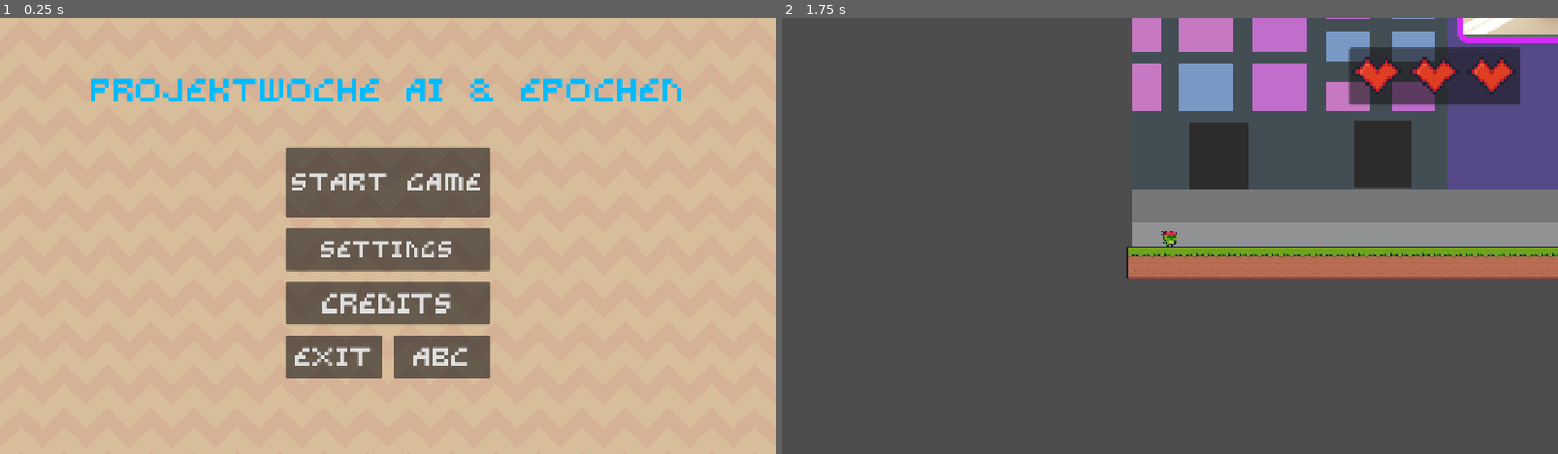
Above: before the commit, frames 1-2 (left to right).
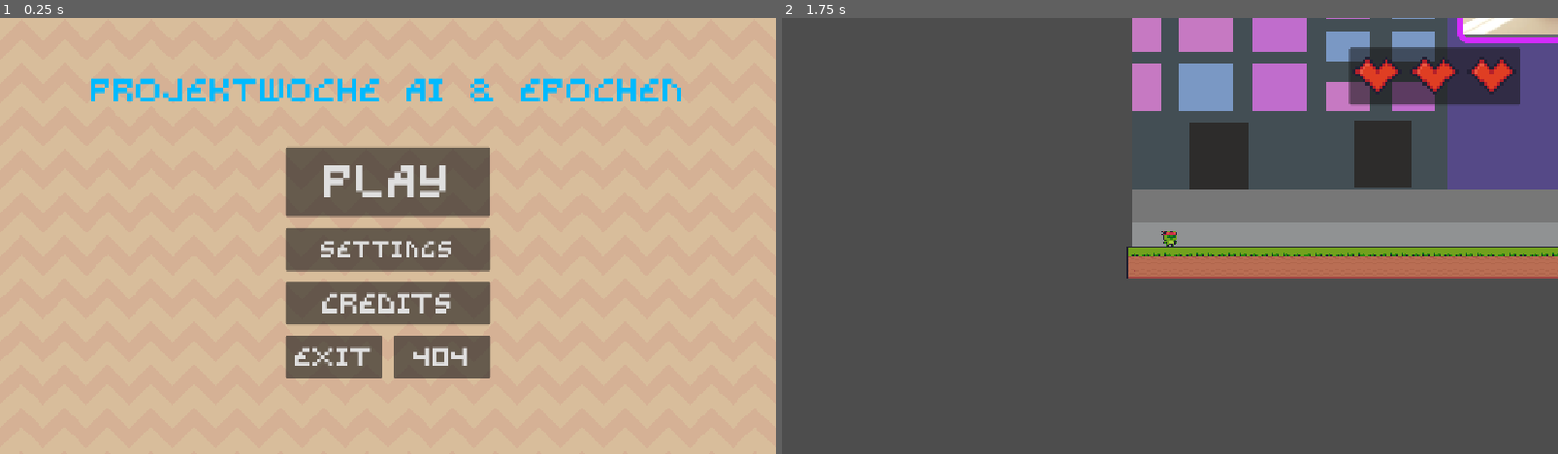
Above: after the commit, the same moments.

Repository: tghts/Projektwoche-Spieleentwicklung
Game: Godot game, scene res://Scene/main_menu.tscn
Same seed, same stepped clock (60 frames per second), same inputs: the game is played once before the commit and once after it.
Inputs:
- Up to frame 1 (0.25 s): no input
- Up to frame 2 (1.75 s): click "abc" (after the commit: "404") at 0.5 s; click "Start Game" (after the commit: "Play") at 1.25 s

The runs differ from the first frame. In frame 1, 1.0% of the frame differs, in the area x 36-64%, y 31-80%; in frame 2, nothing differs.

Commit message:
Update main_menu.tscn

Diff:
--- a/Scene/main_menu.tscn
+++ b/Scene/main_menu.tscn
@@ -57,9 +57,10 @@
 offset_top = 192.0
 offset_right = 728.0
 offset_bottom = 296.0
+scale = Vector2(0.9989862, 0.9898471)
 theme_override_fonts/font = ExtResource("2_87ipw")
-theme_override_font_sizes/font_size = 27
-text = "Start Game"
+theme_override_font_sizes/font_size = 48
+text = "Play"
 metadata/_edit_use_anchors_ = true
 
 [node name="Exitknopf" type="Button" parent="." unique_id=1947137217]
@@ -103,7 +104,7 @@
 offset_bottom = 536.0
 theme_override_fonts/font = ExtResource("2_87ipw")
 theme_override_font_sizes/font_size = 28
-text = "abc"
+text = "404"
 metadata/_edit_use_anchors_ = true
 
 [node name="AudioStreamPlayer" type="Node" parent="." unique_id=305910721]
